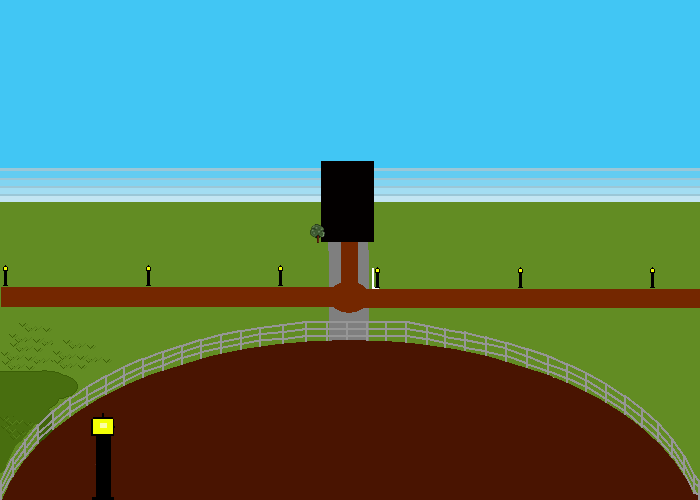
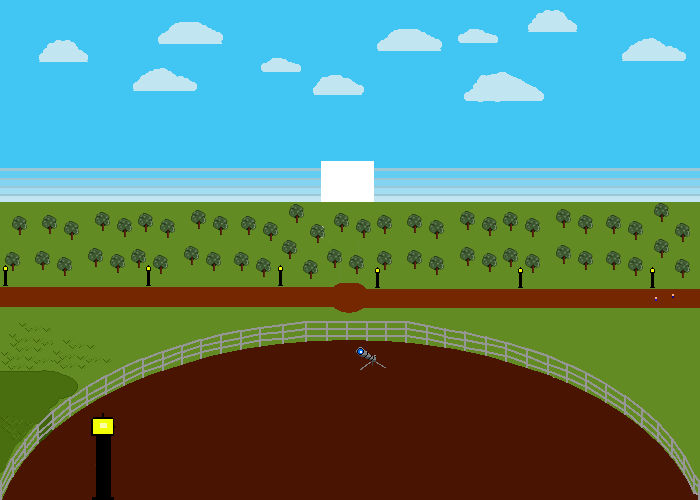
Layered file, before and after one edit (700px x 500px). Changes by layer:
added layer "telescope" above "clouds" over box(356, 347, 386, 370)
added layer "clouds" above "trees" over box(39, 10, 686, 274)
renamed "Layer 1" to "trees", painted on it over box(5, 203, 690, 279)
added layer "random people" above "Background" over box(655, 294, 674, 301)
painted on "Background" over box(0, 161, 379, 341)
